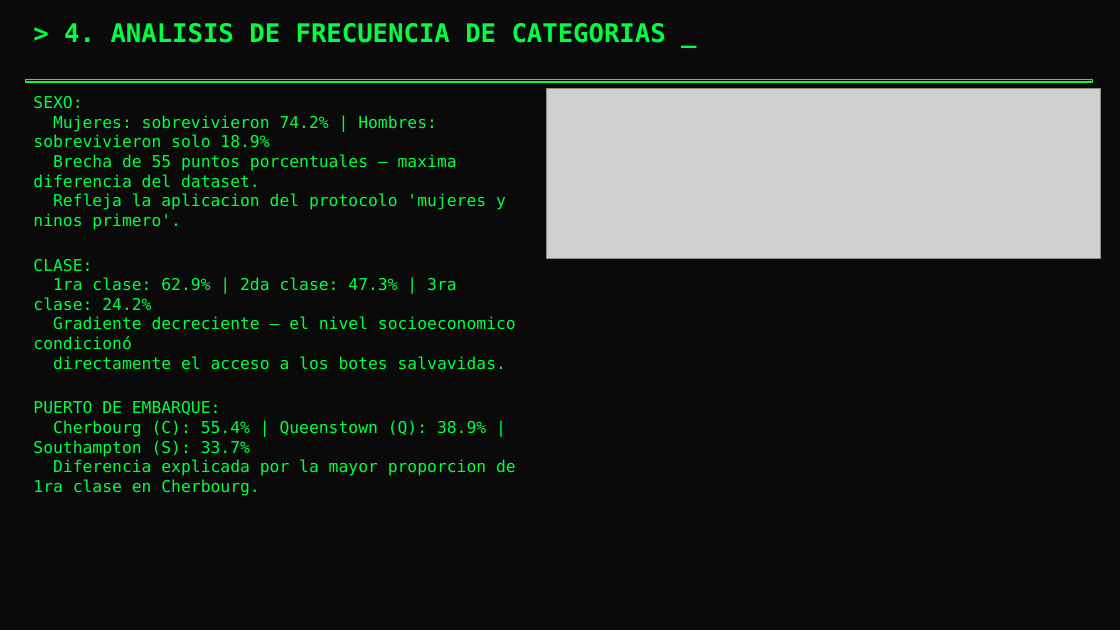
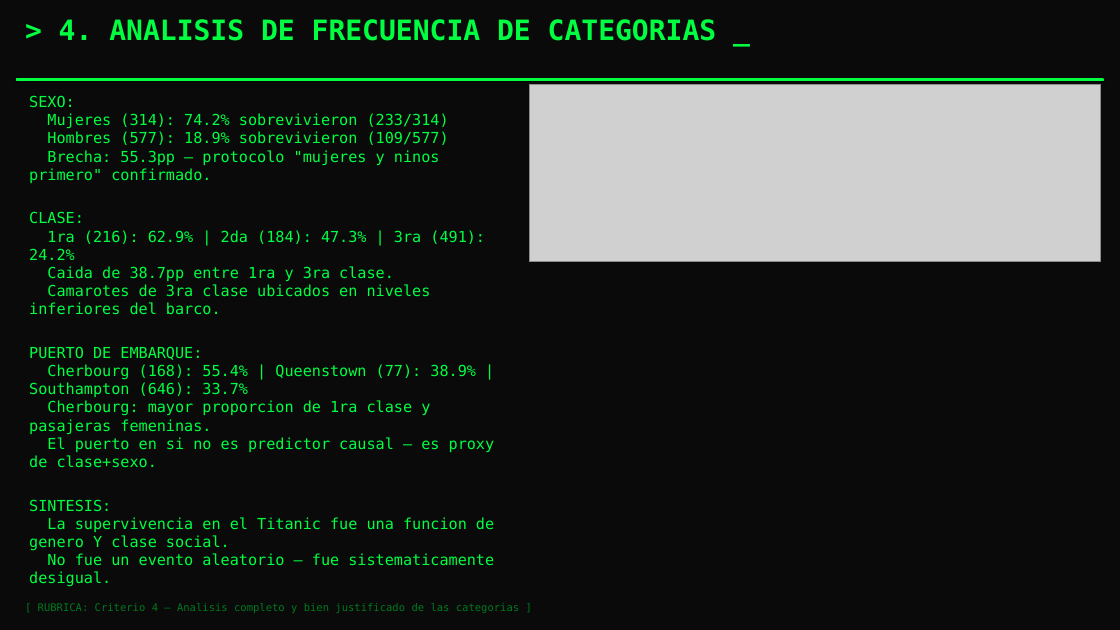
Before and after one commit to kennypallchizaca-coder/Inteligencia-Artificial, a slide deck: slide 5 of reports/Presentacion_EDA_Titanic.pptx. Drawn at 1120x630 pixels with LibreOffice and Linux fonts; fonts in the diff are those of the drawing; grey boxes stand for pictures. Boxes give left, top, right and bottom in pixels: in the first picture for what was removed or moved away, otherwise in the second. Text is boxed around its words. In the diff, an @@ line names an element or a change of style, - is before the commit and + after.

```diff
--- a/reports/Presentacion_EDA_Titanic.pptx
+++ b/reports/Presentacion_EDA_Titanic.pptx
@@ text "> 4. ANALISIS DE FRECUENCIA ..." at (x1=59, y1=19, x2=717, y2=41): size 22 to 24 pt @@
@@ rectangle resized from (x1=25, y1=80, x2=1092, y2=82) to (x1=17, y1=79, x2=1103, y2=81) @@
@@ rectangle at (x1=17, y1=79, x2=1103, y2=81): outline #00FF41 1 pt to #00FF41 1.2 pt @@
@@ picture resized from (x1=546, y1=88, x2=1101, y2=258) to (x1=529, y1=84, x2=1101, y2=261) @@
@@ text at (x1=29, y1=113, x2=449, y2=183): text changed; size 14 to 13 pt @@
-Mujeres: sobrevivieron 74.2% | Hombres: sobrevivieron solo 18.9%
-Brecha de 55 puntos porcentuales — maxima diferencia del dataset.
-Refleja la aplicacion del protocolo 'mujeres y ninos primero'.
+Mujeres (314): 74.2% sobrevivieron (233/314)
+Hombres (577): 18.9% sobrevivieron (109/577)
+Brecha: 55.3pp — protocolo "mujeres y ninos primero" confirmado.
@@ text at (x1=29, y1=95, x2=202, y2=360): size 14 to 13 pt in "SEXO:", "CLASE:", "PUERTO DE EMBARQUE:" @@
@@ text at (x1=29, y1=230, x2=485, y2=315): text changed; size 14 to 13 pt @@
-1ra clase: 62.9% | 2da clase: 47.3% | 3ra clase: 24.2%
-Gradiente decreciente — el nivel socioeconomico condicionó
-directamente el acceso a los botes salvavidas.
+1ra (216): 62.9% | 2da (184): 47.3% | 3ra (491): 24.2%
+Caida de 38.7pp entre 1ra y 3ra clase.
+Camarotes de 3ra clase ubicados en niveles inferiores del barco.
@@ text at (x1=29, y1=364, x2=495, y2=587): text changed; size 14 to 13 pt @@
-Cherbourg (C): 55.4% | Queenstown (Q): 38.9% | Southampton (S): 33.7%
-Diferencia explicada por la mayor proporcion de 1ra clase en Cherbourg.
+Cherbourg (168): 55.4% | Queenstown (77): 38.9% | Southampton (646): 33.7%
+Cherbourg: mayor proporcion de 1ra clase y pasajeras femeninas.
+El puerto en si no es predictor causal — es proxy de clase+sexo.
+SINTESIS:
+La supervivencia en el Titanic fue una funcion de genero Y clase social.
+No fue un evento aleatorio — fue sistematicamente desigual.
@@ text added at (x1=38, y1=603, x2=519, y2=613), 9 pt, text #007A1E @@
+[ RUBRICA: Criterio 4 — Analisis completo y bien justificado de las categorias ]
```
Also in this commit, not shown: 6 other slides changed, 1 slide added, 1 slide removed.
